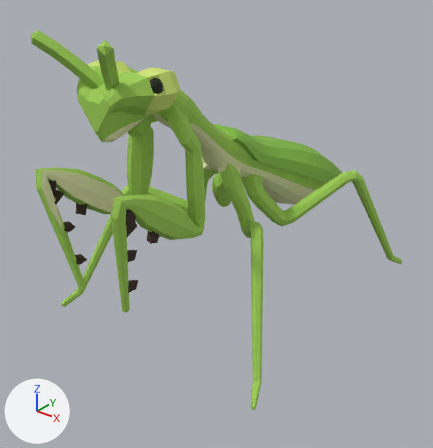
Before and after pictures for a commit that changed the glTF model creatures/experiments/boxmodel/abc/t7x/zoo/mantis/stage4/mantis.glb.
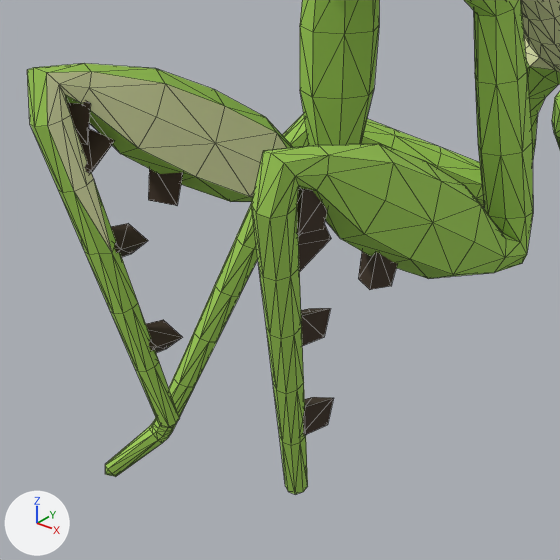
Each version is shown whole from a camera (50 mm lens) standing at (0.589, -0.814, 0.623) and looking at (-0.014, -0.06, 0.155), then close up on the part from 6% to 50% of the width and 33% to 75% of the height. Arrows for +X, +Y and +Z are at lower left; the lights stay in place. The first two pictures are the older version. The close-ups show mesh edges as thin lines. Vertices at exactly the same position are counted once.

Objects in the first close-up: 'body', 'piece_spines'.
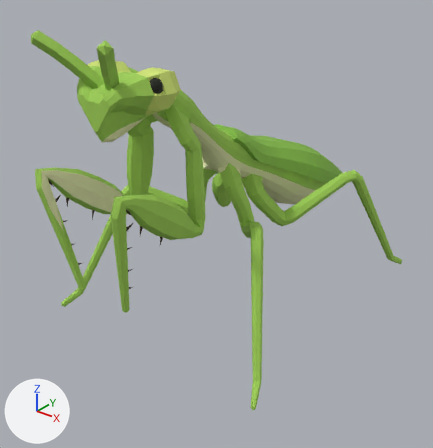
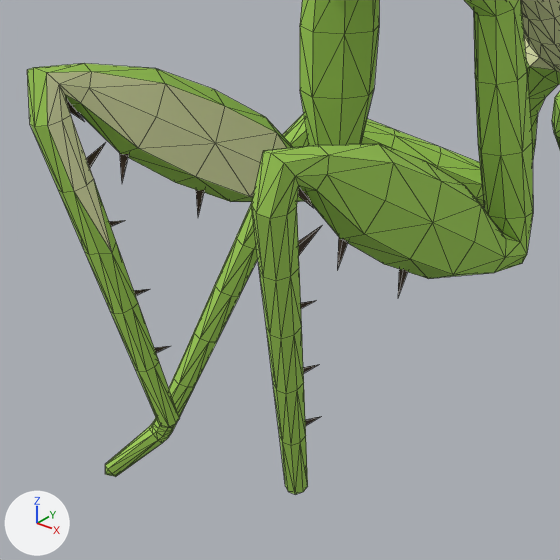
What differs and where, as boxes (x1, y1, x2, y2) in the close-ups (560 x 560 px):
'piece_spines', reshaped (mostly hidden afterwards): before (67, 101, 397, 436); after (66, 99, 408, 426)
part 1 of me_spines, deleted: before (67, 101, 397, 346)
part 2 of me_spines, cut back: before (81, 129, 334, 436); after (66, 99, 408, 426)

The change in detail:
me_spines is used by ob_piece_spines; location (0.0, 0.0, 0.0).
me_spines had 70 vertices, 100 faces and spanned x -0.083..0.083, y -0.362..-0.293, z 0.178..0.316.
me_spines now has 70 vertices, 84 faces and spans x -0.08..0.08, y -0.361..-0.281, z 0.181..0.322.
me_spines part 1: 6 loose pieces with 42 vertices, spanning x -0.083..0.083, y -0.359..-0.293, z 0.231..0.316, are deleted.
Part 2, on me_spines:
28 vertices are removed from x -0.079..0.079, y -0.362..-0.326, z 0.178..0.297.
40 faces are deleted.
70 vertices are added at x -0.08..0.08, y -0.361..-0.281, z 0.181..0.322.
84 new faces join them.
